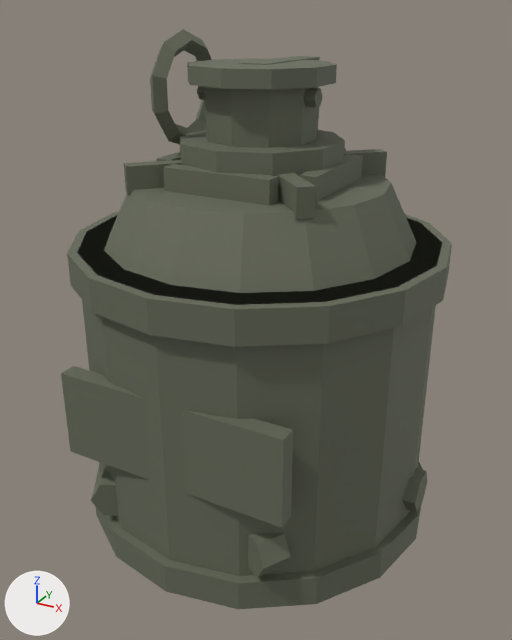
The glTF model assets/weapons/smoke/tp.glb: old version first, new version second.
The view is the same before and after, from a camera (50 mm lens) standing at (0.0779, -0.1436, 0.1222) and looking at (0.0006, -0.0032, 0.052). Arrows for +X, +Y and +Z are at lower left; the lights stay in place. The picture after the commit comes second. Vertices at exactly the same position are counted once.

In view in the first picture: 'smoke'.
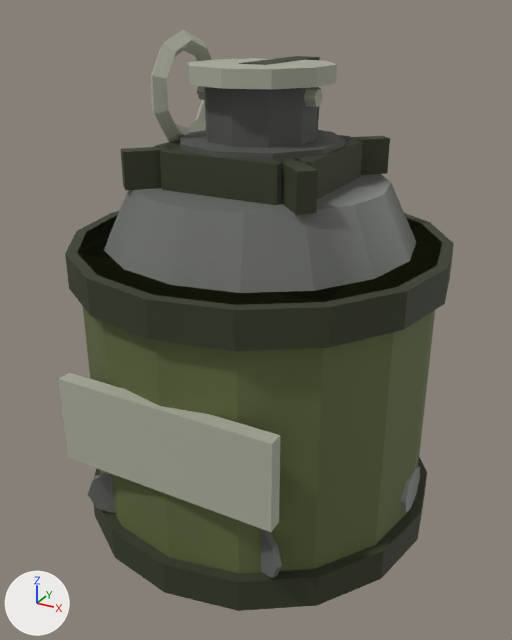
Boxes [x1, y1, x2, y2] around the edits, measured in the pictures (512 x 640 px; the box of a moved part takes in the faces that stretch with it):
'smoke', reshaped
    before: [61, 29, 452, 609]
    after: [58, 29, 454, 611]
part 1 of me_body, added
    after: [65, 211, 454, 351]
part 2 of me_body, added
    after: [94, 457, 427, 611]
part 3 of me_body, added
    after: [58, 373, 280, 532]
part 4 of me_body, added
    after: [294, 140, 363, 199]
part 5 of me_body, moved or reshaped
    before: [344, 149, 387, 177]
    after: [342, 136, 390, 175]
part 6 of me_body, added (mostly hidden)
    after: [155, 141, 180, 147]
part 7 of me_body, moved or reshaped
    before: [124, 160, 181, 195]
    after: [121, 146, 181, 190]
part 8 of me_body, added
    after: [160, 148, 283, 206]
part 9 of me_body, moved or reshaped
    before: [277, 173, 316, 219]
    after: [277, 157, 318, 215]
part 10 of me_body, added
    after: [401, 465, 420, 512]
part 11 of me_body, rebuilt (12% shorter)
    before: [91, 468, 118, 515]
    after: [88, 472, 115, 513]
part 12 of me_body, rebuilt
    before: [248, 533, 291, 577]
    after: [261, 529, 282, 578]
part 13 of me_body, deleted
    before: [61, 148, 452, 528]
part 14 of me_body, deleted
    before: [95, 462, 423, 609]
part 15 of me_body, surface changed
    both: [78, 29, 441, 574]

Diff of the bpy script that builds the scene:
```diff
--- a/assets/weapons/smoke/tp.glb.py
+++ b/assets/weapons/smoke/tp.glb.py
@@ me_body @@
 # used by ob_smoke; location = (0.0, 0.0, 0.0)
-me_body.from_pydata(...)  # 400 vertices, 700 faces; spans x -0.0448..0.0448, y -0.0448..0.0448, z 0.0..0.118
+me_body.from_pydata(...)  # 424 vertices, 748 faces; spans x -0.0452..0.0452, y -0.0452..0.0452, z 0.0..0.118
+# me_body part 1: a new loose piece, a 16-sided cylinder along z spanning x -0.0452..0.0452, y -0.0452..0.0452, z 0.064..0.0723, in mat_ts_smoke (picture img_smoke_atlas)
+# me_body part 2: a new loose piece, a 16-sided cylinder along z spanning x -0.0452..0.0452, y -0.0452..0.0452, z 0.0..0.0083, in mat_ts_smoke (picture img_smoke_atlas)
+# me_body part 3: a new loose piece, a box spanning x -0.0265..0.0265, y -0.044..-0.0405, z 0.0272..0.0478, in mat_ts_smoke (picture img_smoke_atlas)
+# me_body part 4: a new loose piece, a box spanning x 0.015..0.0191, y -0.0141..0.0141, z 0.086..0.0943, in mat_ts_smoke (picture img_smoke_atlas)
+# me_body part 5: the loose piece of 8 vertices spanning x 0.0023..0.0231, y 0.0023..0.0231, z 0.085..0.0912 is scaled about its middle by (1.1, 1.1, 1.33), then moved by (-0.0006, -0.0006, 0.0021)
+# me_body part 6: a new loose piece, a box spanning x -0.0191..-0.015, y -0.0141..0.0141, z 0.086..0.0943, in mat_ts_smoke (picture img_smoke_atlas)
+# me_body part 7: the loose piece of 8 vertices spanning x -0.0231..-0.0023, y -0.0231..-0.0023, z 0.085..0.0912 is scaled about its middle by (1.1, 1.1, 1.33), then moved by (0.0006, 0.0006, 0.0021)
+# me_body part 8: a new loose piece, a box spanning x -0.0141..0.0141, y -0.0191..-0.015, z 0.086..0.0943, in mat_ts_smoke (picture img_smoke_atlas)
+# me_body part 9: the loose piece of 8 vertices spanning x 0.0023..0.0231, y -0.0231..-0.0023, z 0.085..0.0912 is scaled about its middle by (1.1, 1.1, 1.33), then moved by (-0.0006, 0.0006, 0.0021)
+# me_body part 10: a new loose piece, an 8-sided cylinder along x spanning x 0.0413..0.0427, y -0.0058..0.0058, z 0.0086..0.0203, in mat_ts_smoke (picture img_smoke_atlas)
+# me_body part 11: the loose piece of 12 vertices spanning x -0.0269..-0.0145, y -0.0414..-0.0303, z 0.01..0.0189 is rebuilt with 16 vertices and now spans x -0.0264..-0.0156, y -0.0399..-0.0329, z 0.0086..0.0203
+# me_body part 12: the loose piece of 12 vertices spanning x 0.0145..0.0269, y -0.0414..-0.0303, z 0.01..0.0189 is rebuilt with 16 vertices and now spans x 0.0156..0.0264, y -0.0399..-0.0329, z 0.0086..0.0203
+# me_body part 13: 8 loose pieces with 96 vertices, spanning x -0.0448..0.0448, y -0.0448..0.0448, z 0.01..0.0912, are deleted
+# me_body part 14: 32 vertices removed from x -0.0448..0.0448, y -0.0448..0.0448, z 0.0..0.0076
+# me_body part 15: 352 kept faces spanning x -0.0427..0.0427, y -0.0427..0.0427, z 0.0..0.118 get new texture (UV) coordinates
+# other edits to the shape of me_body do not show in these pictures
 me_body.materials.append(mat_ts_smoke)
```
